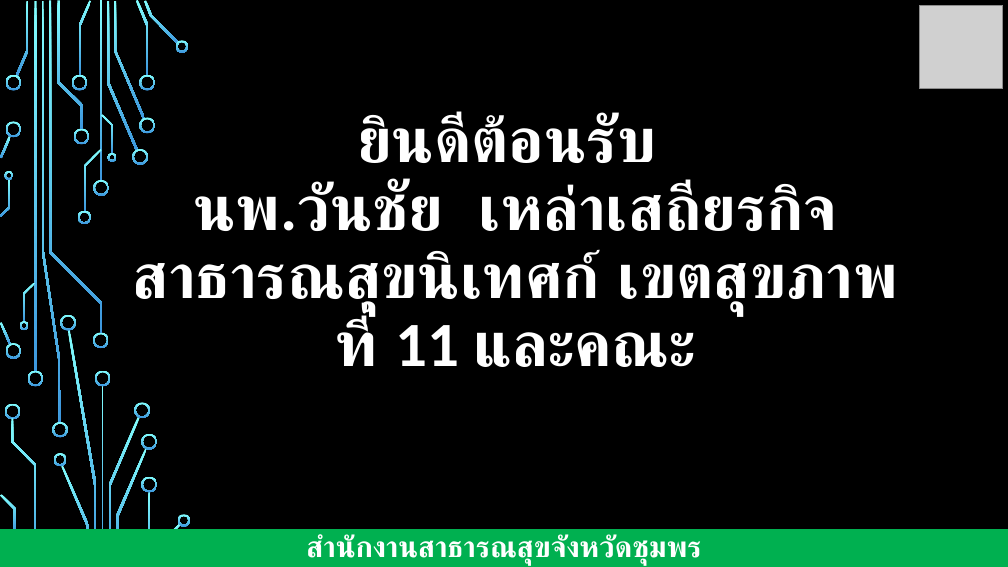
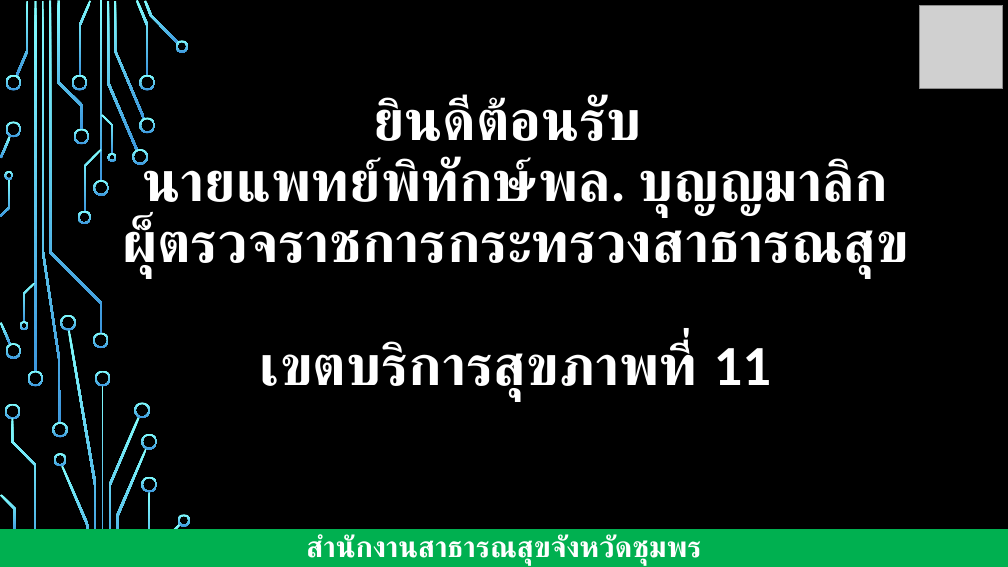
Before and after one commit to joblackpoc/Jobs_SSJ, a slide deck: slide 1 of นิเทศก์/นิเทศก์ชุมพร.pptx. Drawn at 1008x567 pixels with LibreOffice and Linux fonts; fonts in the diff are those of the drawing; grey boxes stand for pictures; background and template pictures are left out. Boxes give left, top, right and bottom in pixels: in the first picture for what was removed or moved away, otherwise in the second. Text is boxed around its words. In the diff, an @@ line names an element or a change of style, - is before the commit and + after.

Commit message:
powerpoint นิเทศก์ชุมพร

```diff
--- a/นิเทศก์/นิเทศก์ชุมพร.pptx
+++ b/นิเทศก์/นิเทศก์ชุมพร.pptx
@@ title at (x1=122, y1=95, x2=909, y2=400): text changed; size 60 to 54 pt @@
-ยินดีต้อนรับ
-นพ.วันชัย เหล่าเสถียรกิจ
-สาธารณสุขนิเทศก์ เขตสุขภาพที่ 11 และคณะ
+ยินดีต้อนรับ
+นายแพทย์พิทักษ์พล. บุญญมาลิก
+ผุ็ตรวจราชการกระทรวงสาธารณสุข
+เขตบริการสุขภาพที่ 11
```
Also in this commit, not shown: 1 other slide changed, 1 slide added, 4 other files.
